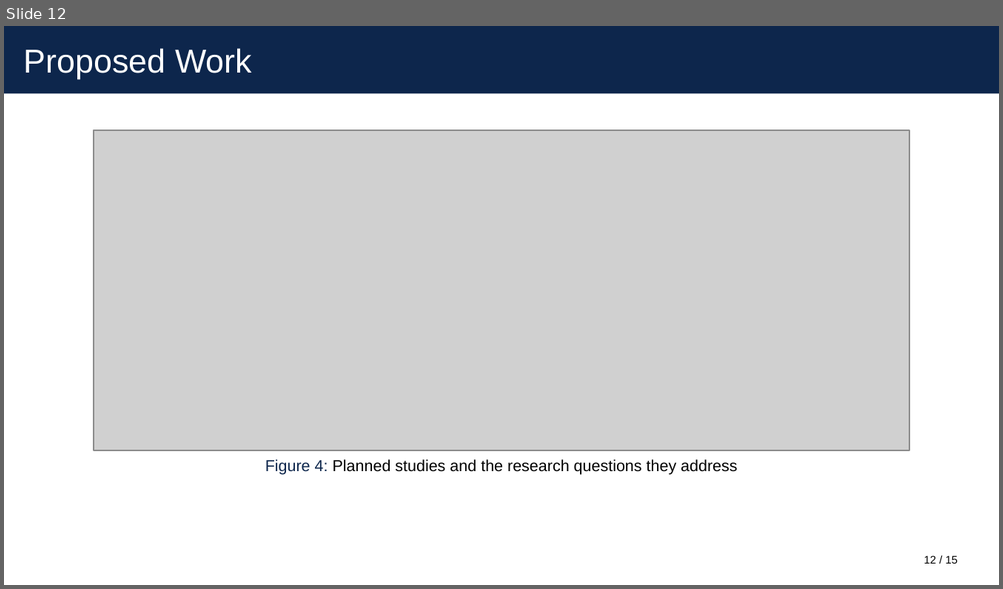
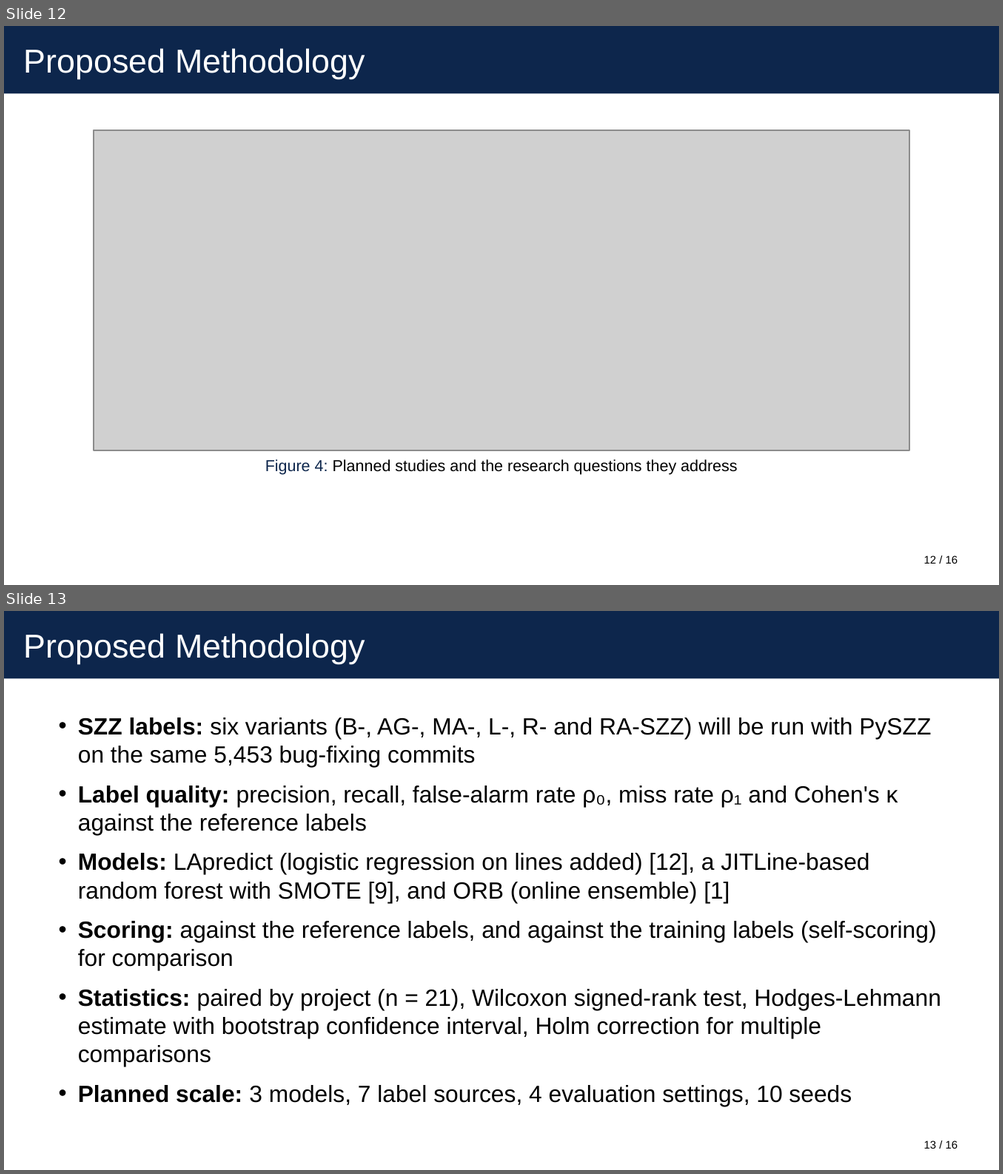
Before and after one commit to itz-puneet/thesis-later, a slide deck: MTP 1/presentation/mtp1_presentation.pptx. Shown one above the other, each under a label of ours: slide 12 before the commit, slides 12 and 13 after it. The pictures are 1003x589 and 1003x1174 pixels, drawn with LibreOffice and Linux fonts; fonts in the diff are those of the drawing; grey boxes stand for pictures. Boxes give left, top, right and bottom in pixels: in the first picture for what was removed or moved away, otherwise in the second. Text is boxed around its words. In the diff, an @@ line names an element or a change of style, - is before the commit and + after.

Commit message:
Shorten the title, reduce the objectives and add the methodology to the first-stage report
Changes asked for by the supervisor after reviewing the first-stage report
and slides:

- Title is now "Label Noise in Just-In-Time Software Defect Prediction".
- The six objectives are reduced to three main objectives, which are
  stated before the research questions. Each research question names the
  objective it belongs to.
- The first-stage report has a new chapter, "Proposed Methodology",
  written as planned work without results. The closing chapter is
  shortened accordingly and the last paragraph of the abstract is removed.
- The second-stage report uses the same title and objectives and now
  refers to its own work as the second stage.
- Slides: new title, objectives before research questions, methodology
  slides in the first-stage deck, and no timeline slide in that deck.

```diff
--- a/MTP 1/presentation/mtp1_presentation.pptx
+++ b/MTP 1/presentation/mtp1_presentation.pptx
@@ slide 13 added at [4, 611, 999, 1170], background #FFFFFF; not listed: 2 template elements that a slide beside it also shows @@
@@ title added at [24, 633, 365, 664], 24 pt, text #FFFFFF @@
+Proposed Methodology
@@ text added at [78, 718, 941, 1107], 17 pt, text #000000 @@
+• SZZ labels: six variants (B-, AG-, MA-, L-, R- and RA-SZZ) will be run with PySZZ on the same 5,453 bug-fixing commits
+• Label quality: precision, recall, false-alarm rate ρ₀, miss rate ρ₁ and Cohen's κ against the reference labels
+• Models: LApredict (logistic regression on lines added) [12], a JITLine-based random forest with SMOTE [9], and ORB (online ensemble) [1]
+• Scoring: against the reference labels, and against the training labels (self-scoring) for comparison
+• Statistics: paired by project (n = 21), Wilcoxon signed-rank test, Hodges-Lehmann estimate with bootstrap confidence interval, Holm correction for multiple comparisons
+• Planned scale: 3 models, 7 label sources, 4 evaluation settings, 10 seeds
@@ page number added at [924, 1141, 936, 1149], 8 pt, text #000000 @@
+13
@@ slide 12 changed as well @@
@@ title at [24, 48, 365, 79]: text changed @@
-Proposed Work
+Proposed Methodology
@@ text at [945, 556, 958, 564]: text changed @@
-/ 15
+/ 16
```
Also in this commit, not shown: 13 other slides changed, 1 other slide added, 1 slide removed, 10 other files.
